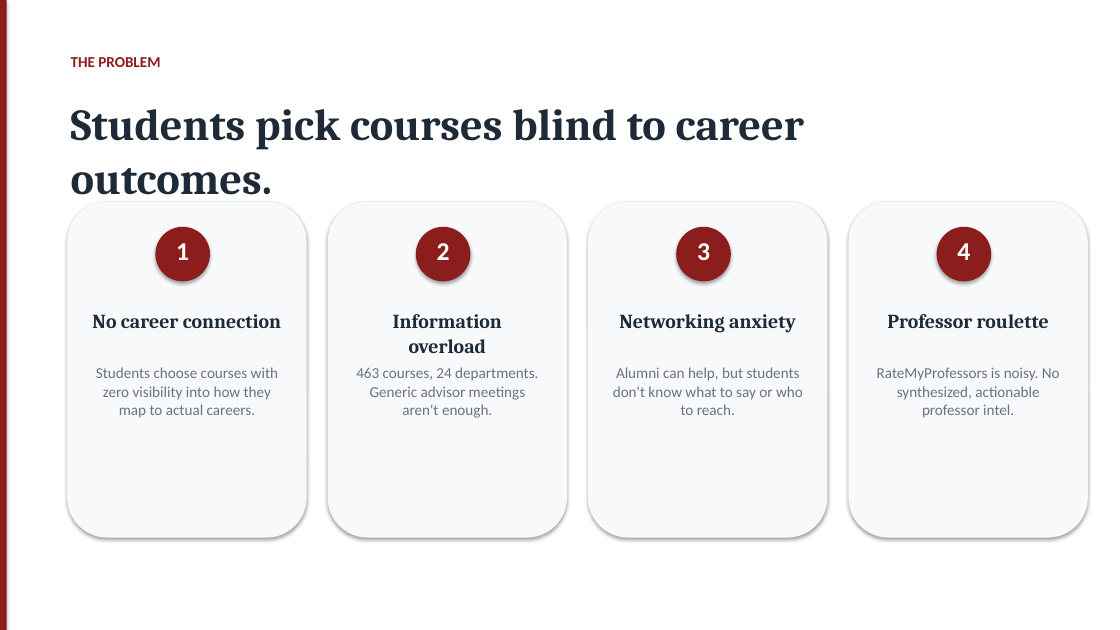
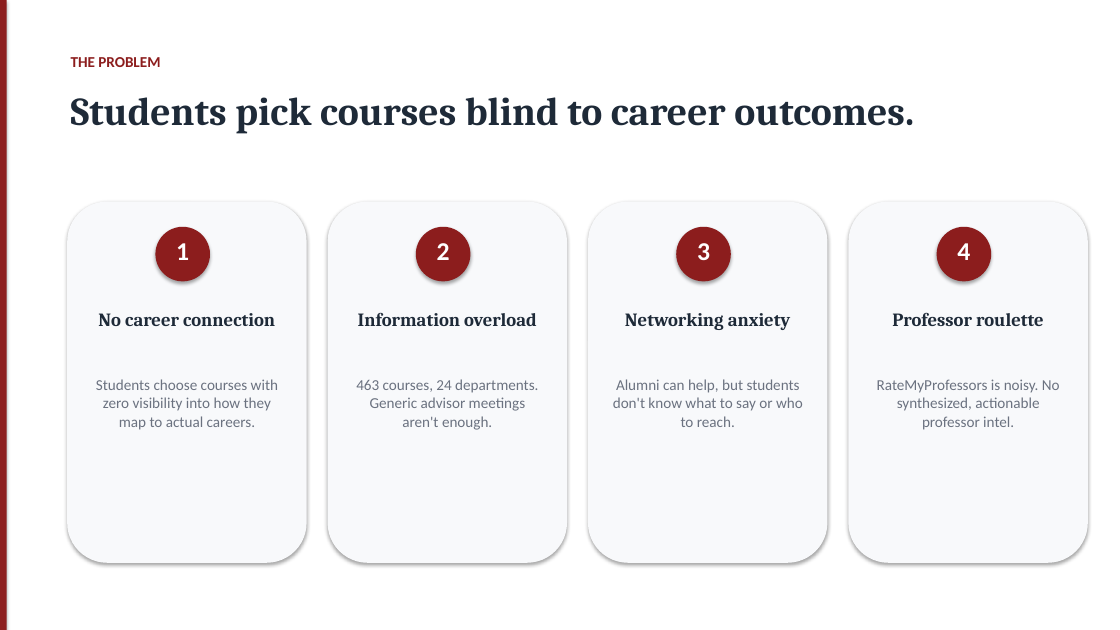
Before and after one commit to Hades-c/MakeItSo, a slide deck: slide 2 of MakeItSo_Pitch_Deck.pptx. Drawn at 1120x630 pixels with LibreOffice and Linux fonts; fonts in the diff are those of the drawing. Boxes give left, top, right and bottom in pixels: in the first picture for what was removed or moved away, otherwise in the second. Text is boxed around its words. In the diff, an @@ line names an element or a change of style, - is before the commit and + after.

```diff
--- a/MakeItSo_Pitch_Deck.pptx
+++ b/MakeItSo_Pitch_Deck.pptx
@@ text "Students pick courses blind to ..." moved from (x1=71, y1=109, x2=804, y2=195) to (x1=71, y1=97, x2=914, y2=134) @@
@@ text "Students pick courses blind to ..." at (x1=71, y1=97, x2=914, y2=134): size 38 to 34 pt; line spacing 47pt to 1 @@
@@ rounded rectangle resized from (x1=67, y1=202, x2=307, y2=538) to (x1=67, y1=202, x2=307, y2=563) @@
@@ rounded rectangle resized from (x1=328, y1=202, x2=567, y2=538) to (x1=328, y1=202, x2=567, y2=563) @@
@@ rounded rectangle resized from (x1=588, y1=202, x2=828, y2=538) to (x1=588, y1=202, x2=828, y2=563) @@
@@ rounded rectangle resized from (x1=849, y1=202, x2=1088, y2=538) to (x1=849, y1=202, x2=1088, y2=563) @@
@@ size 17 to 16 pt; line spacing 21pt to 1 in 4 elements at (x1=98, y1=313, x2=275, y2=326), (x1=358, y1=312, x2=537, y2=326), (x1=625, y1=313, x2=791, y2=330), (x1=892, y1=312, x2=1044, y2=326) @@
@@ text "Students choose courses with zero ..." moved from (x1=96, y1=367, x2=278, y2=418) to (x1=96, y1=379, x2=278, y2=430) @@
@@ text "463 courses, 24 departments. Generic ..." moved from (x1=356, y1=367, x2=538, y2=418) to (x1=356, y1=379, x2=538, y2=430) @@
@@ text "Alumni can help, but students ..." moved from (x1=613, y1=367, x2=803, y2=415) to (x1=613, y1=379, x2=803, y2=427) @@
@@ line spacing 16pt to 1 in 4 elements at (x1=96, y1=379, x2=278, y2=430), (x1=356, y1=379, x2=538, y2=430), (x1=613, y1=379, x2=803, y2=427), (x1=877, y1=379, x2=1060, y2=430) @@
@@ text "RateMyProfessors is noisy. No synthesized, ..." moved from (x1=877, y1=367, x2=1060, y2=418) to (x1=877, y1=379, x2=1060, y2=430) @@
```
Also in this commit, not shown: 10 other slides changed, 1 other file.
